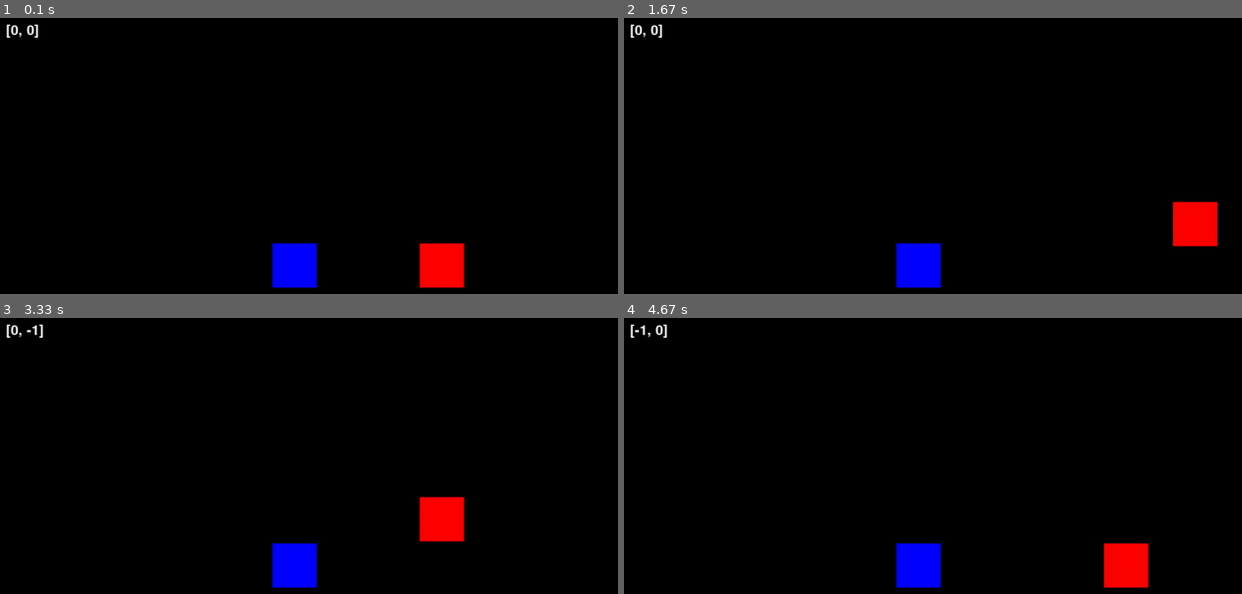
Above: before the commit, frames 1-4 (two rows, left to right).
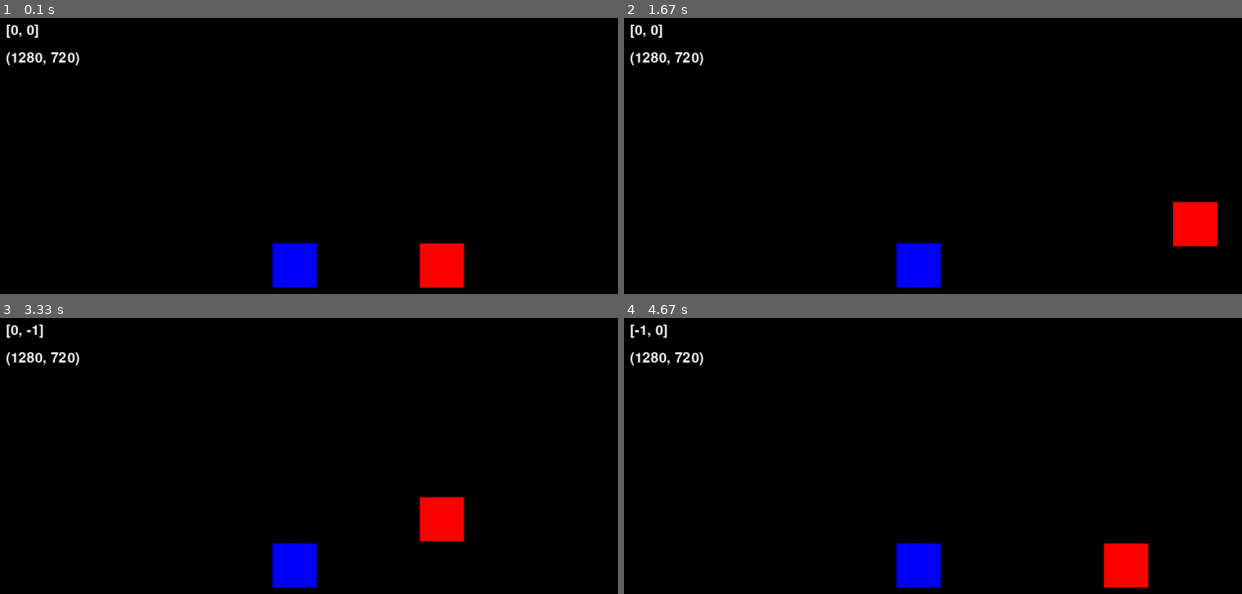
Above: after the commit, the same moments.

Repository: Byte-Craft-Studios/Elysion
Game: pygame game, started from code/main.py
Same seed, same stepped clock (60 frames per second), same inputs: the game is played once before the commit and once after it.
Inputs:
- Up to frame 1 (0.1 s): no input
- Up to frame 2 (1.67 s): hold Right 0.33-0.8 s; hold Up 0.83-1.13 s; hold Right 1.17-1.63 s
- Up to frame 3 (3.33 s): hold Left 1.67-2.2 s; hold Down 2.23-2.53 s; hold Left 2.57-2.97 s; hold Up from 3 s (still down)
- Up to frame 4 (4.67 s): release Up at 3.37 s; hold Right 3.4-4.03 s; hold Down 4.07-4.43 s; hold Left from 4.47 s (still down)

The runs differ from the first frame. In frame 1, 0.3% of the frame differs, in the area x 0-13%, y 12-18%; in frame 2, 0.3%; in frame 3, 0.3%; in frame 4, 0.3%.

Commit message:
try a pathfinding for the enemies

Diff:
--- a/code/main.py
+++ b/code/main.py
@@ -4,6 +4,7 @@
 # import variables / functions
 from settings import screen_width, screen_height
 from text_import import game_name
+from debug import debug
 
 # import classes
 from level import Level
@@ -25,11 +26,12 @@
 
 # Pygame setup
 pygame.init()
-display_surface = pygame.display.set_mode((screen_width,screen_height))
+# display_surface = pygame.display.set_mode((screen_width,screen_height))
+display_surface = pygame.display.set_mode((0, 0), pygame.FULLSCREEN)
 clock = pygame.time.Clock()
 game = Game()
 
-# window setup
+# window setup (only needed if the screen is not fullscreen)
 pygame.display.set_caption(game_name)
 # pygame_icon = pygame.image.load(game_icon)
 # pygame.display.set_icon(pygame_icon)
@@ -50,6 +52,10 @@
     # for the performance (FPS)
     dt = clock.tick() / 1000
 
+    y = display_surface.get_height()
+    x = display_surface.get_width()
+    debug((x, y), display_surface, 50)
+
     # run the game
     game.run(dt)
     pygame.display.update()
--- /dev/null
+++ b/tests/pathfinding/pathfinding.py
@@ -0,0 +1,25 @@
+from pathfinding.core.grid import Grid
+from pathfinding.finder.a_star import AStarFinder
+from pathfinding.core.diagonal_movement import DiagonalMovement
+
+matrix = [
+    [1, 1, 1, 1, 1, 1],
+    [1, 0, 1, 1, 1, 1],
+    [1, 1, 1, 1, 1, 1]]
+
+# create a grid
+grid = Grid(matrix = matrix)
+
+# create a start and end cell
+start = grid.node(0, 0)         # x and y (topleft)
+end = grid.node(5,2)            # x and y (last line, last column)
+
+# create a finder with a movement style
+finder = AStarFinder(diagonal_movement = DiagonalMovement.always)
+
+# use the finder to find the path
+path, runs = finder.find_path(start, end, grid)
+
+# print result
+print(path)
+print(runs)
--- /dev/null
+++ b/tests/pathfinding/roomba project/debug.py
@@ -0,0 +1,17 @@
+# import lib.
+import pygame
+
+# import from pygame and set the font
+pygame.init()
+font = pygame.font.Font(None ,30)
+
+# debugging surface
+def debug(info, surface=None, y = 10, x = 10):
+    if not surface:
+        display_surf = pygame.display.get_surface()
+    else:
+        display_surf = surface
+    debug_surf = font.render(str(info), True, 'white')
+    debug_rect = debug_surf.get_rect(topleft = (x, y))
+    pygame.draw.rect(surface, 'black', debug_rect)
+    display_surf.blit(debug_surf, debug_rect)
--- /dev/null
+++ b/tests/pathfinding/roomba project/pathfinding_roomba.py
@@ -0,0 +1,75 @@
+import pygame, sys
+from pathfinding.core.grid import Grid
+from pathfinding.finder.a_star import AStarFinder
+from pathfinding.core.diagonal_movement import DiagonalMovement
+from debug import debug
+
+# pygame setup
+pygame.init()
+screen = pygame.display.set_mode((1280,736))
+clock = pygame.time.Clock()
+
+class Pathfinder():
+    def __init__(self, map):
+        self.map = map
+        self.grid = Grid(matrix = map)
+        self.select_surf = pygame.image.load('D:/Programmieren/Projekte/Erebos/tests/pathfinding/roomba project/selection.png').convert_alpha()
+
+    def draw_active_cell(self):
+        mouse_pos = pygame.mouse.get_pos()
+        row = mouse_pos[1] // 32
+        col = mouse_pos[0] // 32
+        debug((row, col), screen)
+
+        current_cell_value = self.map[row][col]
+        if current_cell_value == 1:
+            rect = pygame.Rect((col * 32, row * 32), (32, 32))
+            screen.blit(self.select_surf, rect)
+
+    def update(self):
+        self.draw_active_cell()
+
+
+# game setup
+bg_surf = pygame.image.load('D:/Programmieren/Projekte/Erebos/tests/pathfinding/roomba project/map.png').convert_alpha()
+map = [
+	[0,0,0,0,0,0,0,0,0,0,0,0,0,0,0,0,0,0,0,0,0,0,0,0,0,0,0,0,0,0,0,0,0,0,0,0,0,0,0,0],
+	[0,1,1,1,1,1,1,1,1,1,1,1,1,1,1,1,1,1,0,0,1,1,1,1,0,0,1,1,1,1,1,1,1,1,1,1,1,1,1,0],
+	[0,1,1,1,1,1,1,1,1,1,1,1,1,1,1,1,1,1,0,0,1,1,1,1,0,0,1,1,1,1,1,1,1,1,1,1,1,1,1,0],
+	[0,1,1,1,1,1,1,1,1,1,1,1,1,1,1,1,0,0,0,0,0,0,1,1,0,0,1,1,1,1,1,0,0,0,0,1,1,1,1,0],
+	[0,1,1,1,1,1,1,1,1,1,1,1,1,1,1,1,0,0,0,0,0,0,1,1,0,0,1,1,1,1,1,0,0,0,0,1,1,1,1,0],
+	[0,1,1,1,1,1,1,1,1,1,1,1,1,1,1,1,0,0,1,0,0,1,1,1,0,0,1,1,1,1,1,1,1,1,1,1,1,1,1,0],
+	[0,1,1,1,1,1,1,1,1,1,1,1,1,1,1,1,0,0,1,0,0,1,1,1,0,0,1,1,1,1,1,1,1,1,1,1,1,0,0,0],
+	[0,1,1,1,1,1,1,1,1,1,1,0,0,1,1,1,1,1,1,1,1,1,1,1,0,0,1,1,1,1,1,1,1,1,1,1,1,0,0,0],
+	[0,0,0,0,0,0,0,0,0,0,0,0,0,1,1,1,1,0,0,1,1,0,0,1,0,0,1,1,1,1,1,1,1,1,1,1,1,1,1,0],
+	[0,0,0,0,0,0,0,0,0,0,0,0,0,1,1,1,1,0,0,1,1,0,0,1,0,0,1,1,1,1,0,0,0,0,0,0,1,1,1,0],
+	[0,0,0,0,0,0,0,0,0,0,0,0,0,1,1,1,1,1,1,1,1,1,1,1,0,0,1,1,1,1,0,0,0,0,0,0,1,1,1,0],
+	[0,0,0,0,0,0,0,0,0,0,0,0,0,1,1,1,0,0,0,0,0,0,0,0,0,0,0,1,1,0,0,0,0,0,0,0,0,0,0,0],
+	[0,1,1,1,1,1,1,1,1,1,1,0,0,1,1,1,0,0,0,0,0,0,0,0,0,0,0,1,1,0,0,0,0,0,0,0,0,0,0,0],
+	[0,1,1,1,1,1,1,1,1,1,1,0,0,1,1,1,1,1,1,1,1,1,1,1,1,1,1,1,1,1,1,1,1,1,1,1,1,1,1,0],
+	[0,1,1,0,0,1,1,1,1,1,1,1,1,1,1,1,1,1,1,1,1,1,1,1,1,1,1,1,1,1,1,1,1,1,1,1,1,1,1,0],
+	[0,1,1,0,0,1,1,1,1,1,1,1,1,1,1,0,0,1,1,0,0,0,0,0,0,0,0,0,0,0,1,1,1,1,1,1,1,1,1,0],
+	[0,1,1,1,1,1,1,1,1,0,0,0,0,1,1,0,0,1,1,0,0,0,0,0,0,0,0,0,0,0,1,0,0,1,1,1,1,0,0,0],
+	[0,1,1,1,1,1,0,0,1,0,0,0,0,1,1,0,0,1,1,1,1,1,1,1,1,1,1,1,0,0,1,0,0,1,1,1,1,0,0,0],
+	[0,0,0,1,1,1,0,0,1,1,1,0,0,1,1,0,0,1,1,1,1,1,1,1,1,1,1,1,0,0,1,1,1,1,1,1,1,1,1,0],
+	[0,0,0,1,1,1,1,1,1,1,1,0,0,1,1,0,0,1,1,1,1,1,1,1,1,1,1,1,0,0,1,1,1,1,1,1,1,1,1,0],
+	[0,1,1,1,1,1,1,1,1,0,0,0,0,1,1,0,0,1,1,1,1,1,1,1,1,1,1,1,0,0,1,1,1,1,1,0,0,1,1,0],
+	[0,1,1,1,1,1,1,1,1,0,0,0,0,1,1,0,0,1,1,1,1,1,1,1,1,1,1,1,0,0,1,1,1,1,1,0,0,1,1,0],
+	[0,0,0,0,0,0,0,0,0,0,0,0,0,0,0,0,0,0,0,0,0,0,0,0,0,0,0,0,0,0,0,0,0,0,0,0,0,0,0,0]]
+pathfinder = Pathfinder(map)
+
+while True:
+	for event in pygame.event.get():
+		keys = pygame.key.get_pressed()
+
+		if event.type == pygame.QUIT or keys[pygame.K_ESCAPE]:
+			pygame.quit()
+			sys.exit()
+		# if event.type == pygame.MOUSEBUTTONDOWN:
+		# 	pathfinder.create_path()
+
+	screen.blit(bg_surf,(0,0))
+	pathfinder.draw_active_cell()
+
+	pygame.display.update()
+	clock.tick(60)
--- /dev/null
+++ b/tests/pathfinding/setup.py
@@ -0,0 +1,27 @@
+import pygame
+
+bg_surf = pygame.image.load('map.png').convert()
+matrix = [
+	[0,0,0,0,0,0,0,0,0,0,0,0,0,0,0,0,0,0,0,0,0,0,0,0,0,0,0,0,0,0,0,0,0,0,0,0,0,0,0,0],
+	[0,1,1,1,1,1,1,1,1,1,1,1,1,1,1,1,1,1,0,0,1,1,1,1,0,0,1,1,1,1,1,1,1,1,1,1,1,1,1,0],
+	[0,1,1,1,1,1,1,1,1,1,1,1,1,1,1,1,1,1,0,0,1,1,1,1,0,0,1,1,1,1,1,1,1,1,1,1,1,1,1,0],
+	[0,1,1,1,1,1,1,1,1,1,1,1,1,1,1,1,0,0,0,0,0,0,1,1,0,0,1,1,1,1,1,0,0,0,0,1,1,1,1,0],
+	[0,1,1,1,1,1,1,1,1,1,1,1,1,1,1,1,0,0,0,0,0,0,1,1,0,0,1,1,1,1,1,0,0,0,0,1,1,1,1,0],
+	[0,1,1,1,1,1,1,1,1,1,1,1,1,1,1,1,0,0,1,0,0,1,1,1,0,0,1,1,1,1,1,1,1,1,1,1,1,1,1,0],
+	[0,1,1,1,1,1,1,1,1,1,1,1,1,1,1,1,0,0,1,0,0,1,1,1,0,0,1,1,1,1,1,1,1,1,1,1,1,0,0,0],
+	[0,1,1,1,1,1,1,1,1,1,1,0,0,1,1,1,1,1,1,1,1,1,1,1,0,0,1,1,1,1,1,1,1,1,1,1,1,0,0,0],
+	[0,0,0,0,0,0,0,0,0,0,0,0,0,1,1,1,1,0,0,1,1,0,0,1,0,0,1,1,1,1,1,1,1,1,1,1,1,1,1,0],
+	[0,0,0,0,0,0,0,0,0,0,0,0,0,1,1,1,1,0,0,1,1,0,0,1,0,0,1,1,1,1,0,0,0,0,0,0,1,1,1,0],
+	[0,0,0,0,0,0,0,0,0,0,0,0,0,1,1,1,1,1,1,1,1,1,1,1,0,0,1,1,1,1,0,0,0,0,0,0,1,1,1,0],
+	[0,0,0,0,0,0,0,0,0,0,0,0,0,1,1,1,0,0,0,0,0,0,0,0,0,0,0,1,1,0,0,0,0,0,0,0,0,0,0,0],
+	[0,1,1,1,1,1,1,1,1,1,1,0,0,1,1,1,0,0,0,0,0,0,0,0,0,0,0,1,1,0,0,0,0,0,0,0,0,0,0,0],
+	[0,1,1,1,1,1,1,1,1,1,1,0,0,1,1,1,1,1,1,1,1,1,1,1,1,1,1,1,1,1,1,1,1,1,1,1,1,1,1,0],
+	[0,1,1,0,0,1,1,1,1,1,1,1,1,1,1,1,1,1,1,1,1,1,1,1,1,1,1,1,1,1,1,1,1,1,1,1,1,1,1,0],
+	[0,1,1,0,0,1,1,1,1,1,1,1,1,1,1,0,0,1,1,0,0,0,0,0,0,0,0,0,0,0,1,1,1,1,1,1,1,1,1,0],
+	[0,1,1,1,1,1,1,1,1,0,0,0,0,1,1,0,0,1,1,0,0,0,0,0,0,0,0,0,0,0,1,0,0,1,1,1,1,0,0,0],
+	[0,1,1,1,1,1,0,0,1,0,0,0,0,1,1,0,0,1,1,1,1,1,1,1,1,1,1,1,0,0,1,0,0,1,1,1,1,0,0,0],
+	[0,0,0,1,1,1,0,0,1,1,1,0,0,1,1,0,0,1,1,1,1,1,1,1,1,1,1,1,0,0,1,1,1,1,1,1,1,1,1,0],
+	[0,0,0,1,1,1,1,1,1,1,1,0,0,1,1,0,0,1,1,1,1,1,1,1,1,1,1,1,0,0,1,1,1,1,1,1,1,1,1,0],
+	[0,1,1,1,1,1,1,1,1,0,0,0,0,1,1,0,0,1,1,1,1,1,1,1,1,1,1,1,0,0,1,1,1,1,1,0,0,1,1,0],
+	[0,1,1,1,1,1,1,1,1,0,0,0,0,1,1,0,0,1,1,1,1,1,1,1,1,1,1,1,0,0,1,1,1,1,1,0,0,1,1,0],
+	[0,0,0,0,0,0,0,0,0,0,0,0,0,0,0,0,0,0,0,0,0,0,0,0,0,0,0,0,0,0,0,0,0,0,0,0,0,0,0,0]]
Binary file added: tests/pathfinding/roomba project/map.png
Binary file added: tests/pathfinding/roomba project/roomba.png
Binary file added: tests/pathfinding/roomba project/selection.png
